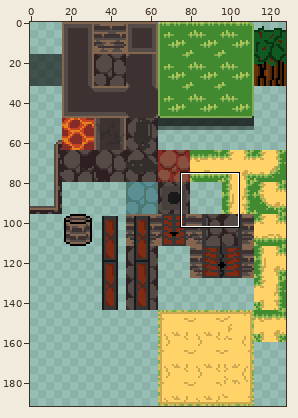
A sprite sheet gets an edit: sprites/spr_tileset/layers/36869dbf-ae9d-4b36-9a9a-08e0ab74d417/102c58ab-dcd2-4cdc-b7bc-54cbefd25262.png. The picture above shows the old version from afar; the outline marks the close-up.
Close-up. Earlier state:
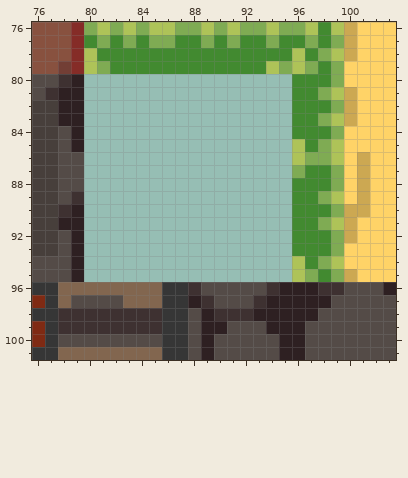
The file is 128x192 pixels. Colours within 5 levels of each other are drawn and written as one. Shown: x 76..103, y 76..101.
The result:
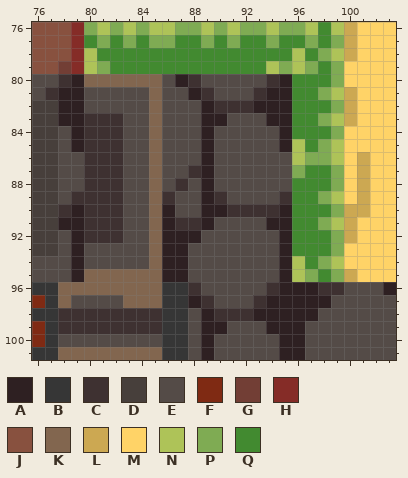
Palette (. is transparent): A #2e2022  B #363636  C #3e3131  D #473f3b  E #544b47  F #7f2a13  G #723e35  H #852c27  J #88513f  K #82664f  L #cca852  M #ffd367  N #aec358  P #7fab53  Q #428a30
From old to new:
y 80: x 80..95 ................ -> KKKKKKEACEEEEECA
y 81: x 80..95 ................ -> EEEEEKEEACEEECAA
y 82: x 80..95 ................ -> EEEEEKEEEACCCAAA
y 83: x 80..95 ................ -> CCCEEKEEEAAEEEAA
y 84..85: x 80..95 ................ -> CCCEEKEEEAEEEEEA
y 86: x 80..95 ................ -> CCCEEKEEEAEEEEEE
y 87: x 80..95 ................ -> CCCEEKEECAEEEEEE
y 88: x 80..95 ................ -> CCCEEKECEAEEEEEE
y 89: x 80..95 ................ -> CCCEEKCEEACEEEEC
y 90: x 80..95 ................ -> CCCEEKAEEAACCCCA
y 91: x 80..95 ................ -> CCCEEKACCAEEEEAA
y 92: x 80..95 ................ -> CCCEEKAAAEEEEEEA
y 93..94: x 80..95 ................ -> EEEEEKAAEEEEEEEA
y 95: x 80..95 ................ -> KKKKKKAAEEEEEEEA
Where, in picture pixels (left, top, right, bottom), the same in both close-ups:
added: (84, 74, 292, 282)
